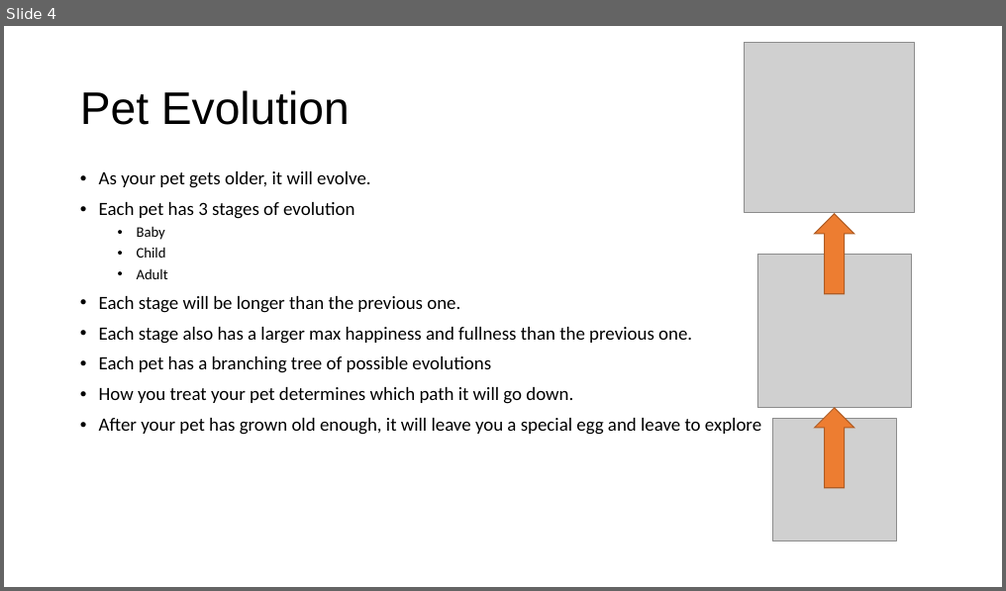
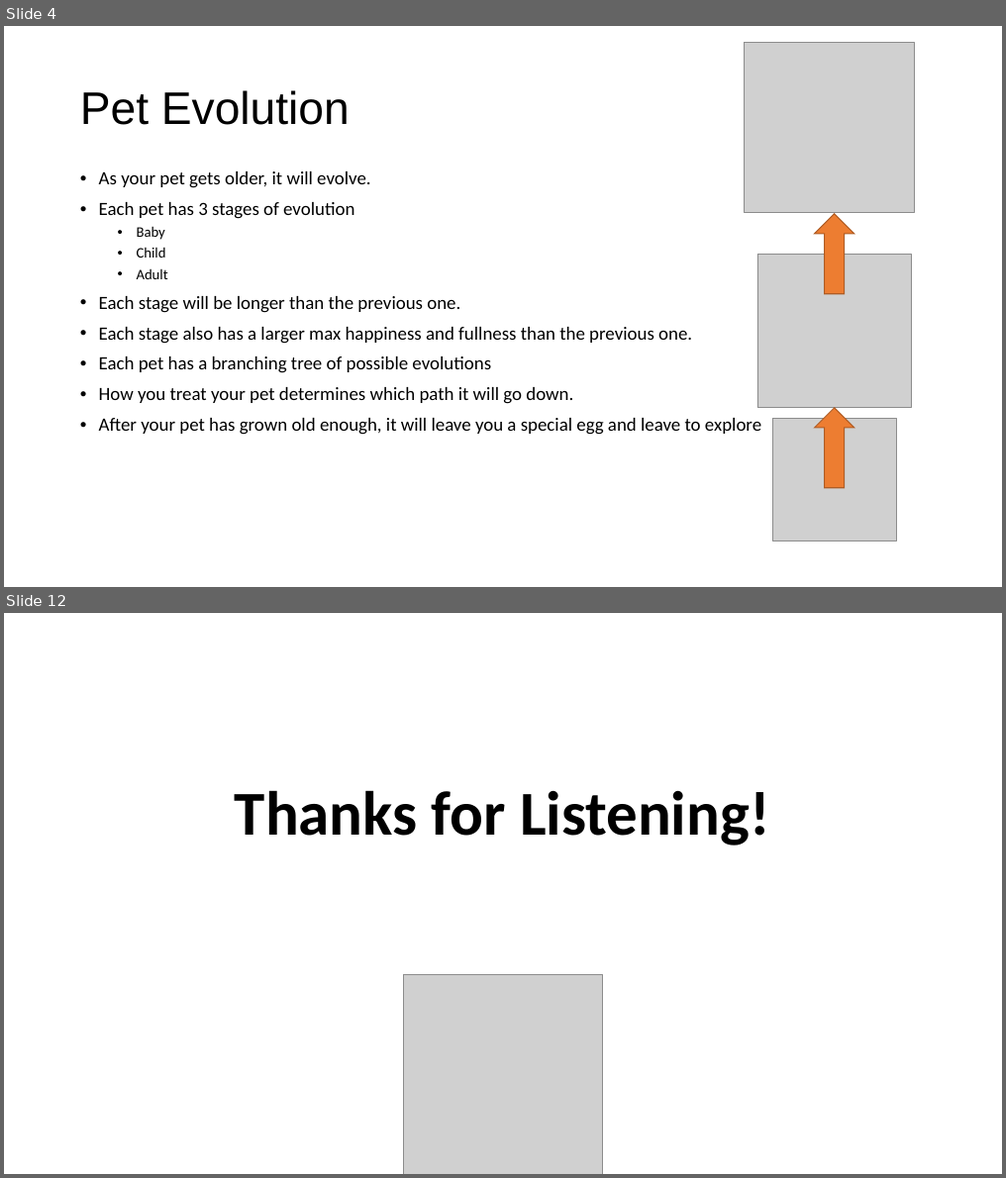
Before and after one commit to GregVanK/PibbliePums, a slide deck: Documents/GamePresentation1.pptx. Shown one above the other, each under a label of ours: slide 4 before the commit, slides 4 and 12 after it; the slides between them are not shown. The pictures are 1006x591 and 1006x1178 pixels, drawn with LibreOffice and Linux fonts; fonts in the diff are those of the drawing; grey boxes stand for pictures; background and template pictures are left out. Boxes give left, top, right and bottom in pixels: in the first picture for what was removed or moved away, otherwise in the second. Text is boxed around its words. In the diff, an @@ line names an element or a change of style, - is before the commit and + after.

```diff
--- a/Documents/GamePresentation1.pptx
+++ b/Documents/GamePresentation1.pptx
@@ slide 12 added at (x1=4, y1=613, x2=1002, y2=1174), background picture (left out) @@
@@ title added at (x1=235, y1=790, x2=769, y2=846), 60 pt, text #000000, bold @@
+Thanks for Listening!
@@ picture added at (x1=403, y1=974, x2=603, y2=1174) @@
```
Also in this commit, not shown: 1 slide changed, 6 other slides added, 4 slides removed, 3 other files.
